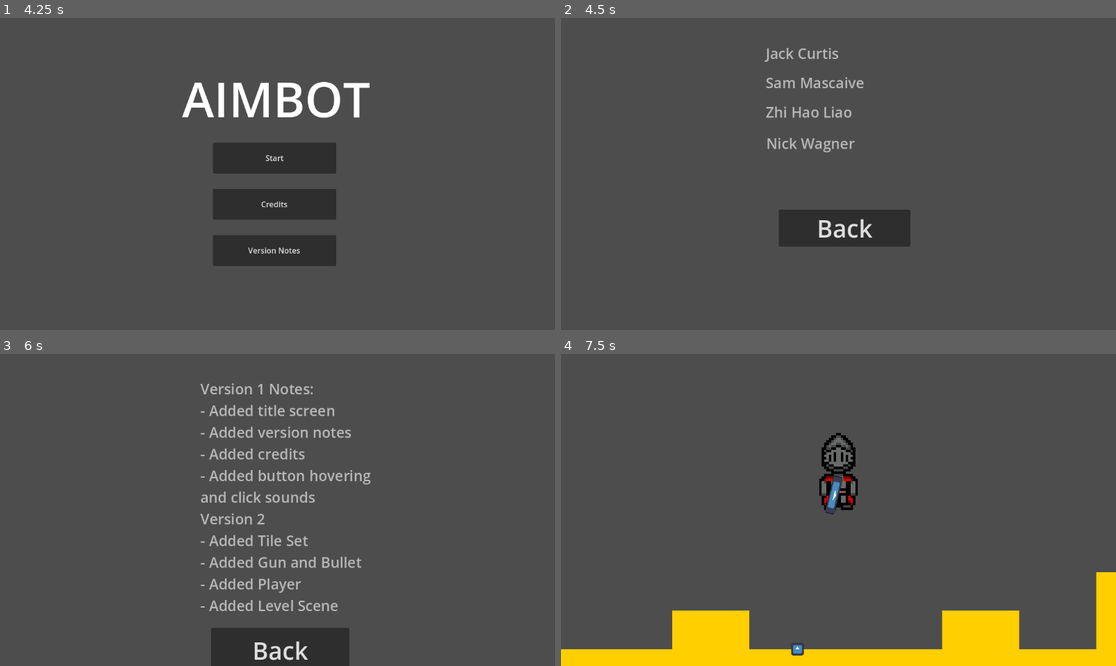
Above: before the commit, frames 1-4 (two rows, left to right).
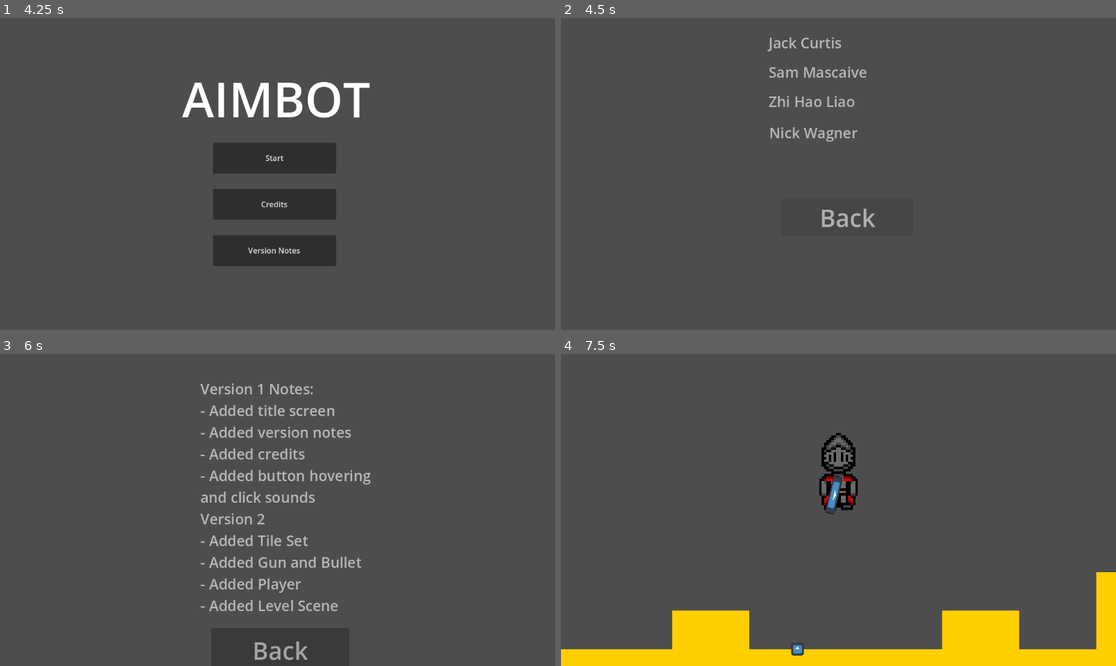
Above: after the commit, the same moments.

Repository: ChaosWaffle1/AIMBOT
Game: Godot game, scene res://scenes/splash_screen.tscn
The game is run twice, just before and just after one commit, with the same random seed, the same clock (stepped at 60 frames per second) and the same inputs. The engine's default icon, where the game draws it, is replaced by a stand-in: a white triangle on a blue panel in a dark square.
Inputs (mouse positions are in pixels of both pictures, inside the frame that each line leads up to):
- Up to frame 1 (4.25 s): tap Enter at 0.5 s; move the mouse to (399, 158) at 0.52 s; press the mouse at (399, 158) at 0.53 s; hold D (right) 0.53-2.03 s; tap W (jump) at 0.77, 1.52, 3.02, 3.77 s; move the mouse to (166, 189) at 1.27 s; release the mouse at (166, 189) at 1.28 s; click (166, 189) at 1.35 s; tap Space at 2 s; move the mouse to (333, 105) at 2.02 s; press the mouse at (333, 105) at 2.03 s; hold A (left) 2.03-2.78 s; move the mouse to (249, 236) at 2.77 s; release the mouse at (249, 236) at 2.78 s; hold D (right) from 2.78 s (still down); click (249, 236) at 2.85 s; move the mouse to (444, 220) at 3.52 s; press the mouse at (444, 220) at 3.53 s
- Up to frame 2 (4.5 s): release D (right) at 4.25 s; release the mouse at (1005, 220) at 4.25 s; click "Credits" at 4.25 s
- Up to frame 3 (6 s): click "Back" at 5 s; click "Version Notes" at 5.75 s
- Up to frame 4 (7.5 s): click "Back" at 6.5 s; click "Start" at 7.25 s

Frame 1 is identical in both runs. In frame 2, 3.1% of the frame differs, in the area x 36-63%, y 6-74%; in frame 3, 0.2%; in frame 4, nothing differs.

Commit message:
Back button scrolls with credits and version notes

Diff:
--- a/scenes/scroll_credits.tscn
+++ b/scenes/scroll_credits.tscn
@@ -12,10 +12,10 @@
 
 [node name="Panel" type="Panel" parent="."]
 clip_children = 1
-offset_left = 276.0
-offset_top = 48.0
-offset_right = 647.0
-offset_bottom = 735.0
+offset_left = 282.0
+offset_top = 26.0
+offset_right = 983.0
+offset_bottom = 713.0
 
 [node name="Credits" type="Node2D" parent="Panel"]
 
@@ -51,6 +51,14 @@
 theme_override_font_sizes/font_size = 30
 text = "Nick Wagner"
 
+[node name="Back" parent="Panel/Credits" instance=ExtResource("3_m0rqu")]
+offset_left = 176.0
+offset_top = 350.0
+offset_right = 449.0
+offset_bottom = 427.0
+theme_override_font_sizes/font_size = 50
+text = "Back"
+
 [node name="CharacterBody2D" type="CharacterBody2D" parent="."]
 script = ExtResource("1_jrn3r")
 
@@ -58,12 +66,4 @@
 position = Vector2(587.5, 366)
 shape = SubResource("RectangleShape2D_4lihp")
 
-[node name="Back" parent="." instance=ExtResource("3_m0rqu")]
-offset_left = 452.0
-offset_top = 398.0
-offset_right = 725.0
-offset_bottom = 475.0
-theme_override_font_sizes/font_size = 50
-text = "Back"
-
-[connection signal="button_up" from="Back" to="." method="_on_back_button_up"]
+[connection signal="button_up" from="Panel/Credits/Back" to="." method="_on_back_button_up"]
--- a/scenes/scroll_notes.tscn
+++ b/scenes/scroll_notes.tscn
@@ -39,6 +39,14 @@
 
 "
 
+[node name="Back" parent="Panel/Credits" instance=ExtResource("3_riypv")]
+offset_left = 162.0
+offset_top = 521.0
+offset_right = 449.0
+offset_bottom = 614.0
+theme_override_font_sizes/font_size = 50
+text = "Back"
+
 [node name="CharacterBody2D" type="CharacterBody2D" parent="."]
 script = ExtResource("1_1f60s")
 
@@ -46,13 +54,5 @@
 position = Vector2(578.5, 365)
 shape = SubResource("RectangleShape2D_4lihp")
 
-[node name="Back" parent="." instance=ExtResource("3_riypv")]
-offset_left = 438.0
-offset_top = 569.0
-offset_right = 725.0
-offset_bottom = 662.0
-theme_override_font_sizes/font_size = 50
-text = "Back"
-
-[connection signal="button_up" from="Back" to="." method="_on_back_button_up"]
-[connection signal="button_up" from="Back" to="." method="_on_button_button_up"]
+[connection signal="button_up" from="Panel/Credits/Back" to="." method="_on_back_button_up"]
+[connection signal="button_up" from="Panel/Credits/Back" to="." method="_on_button_button_up"]
Not shown: 1 places in scenes/gun.tscn that only renumber resources
Not shown: 1 places in scenes/scroll_credits.tscn that only renumber resources
Not shown: 1 places in scenes/scroll_notes.tscn that only renumber resources
